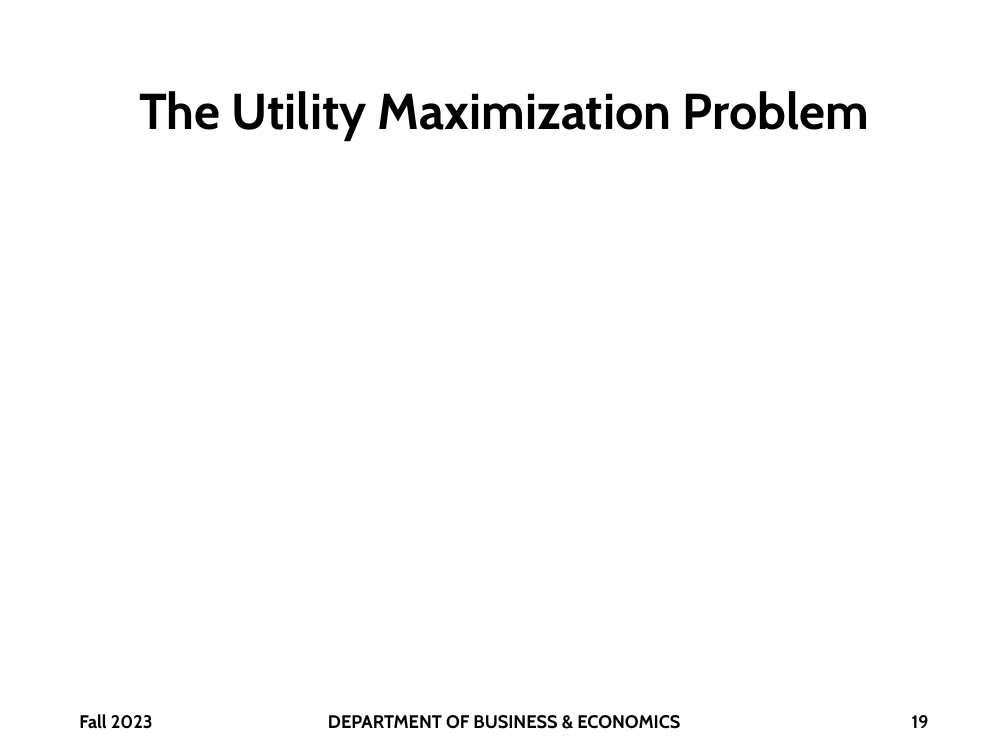
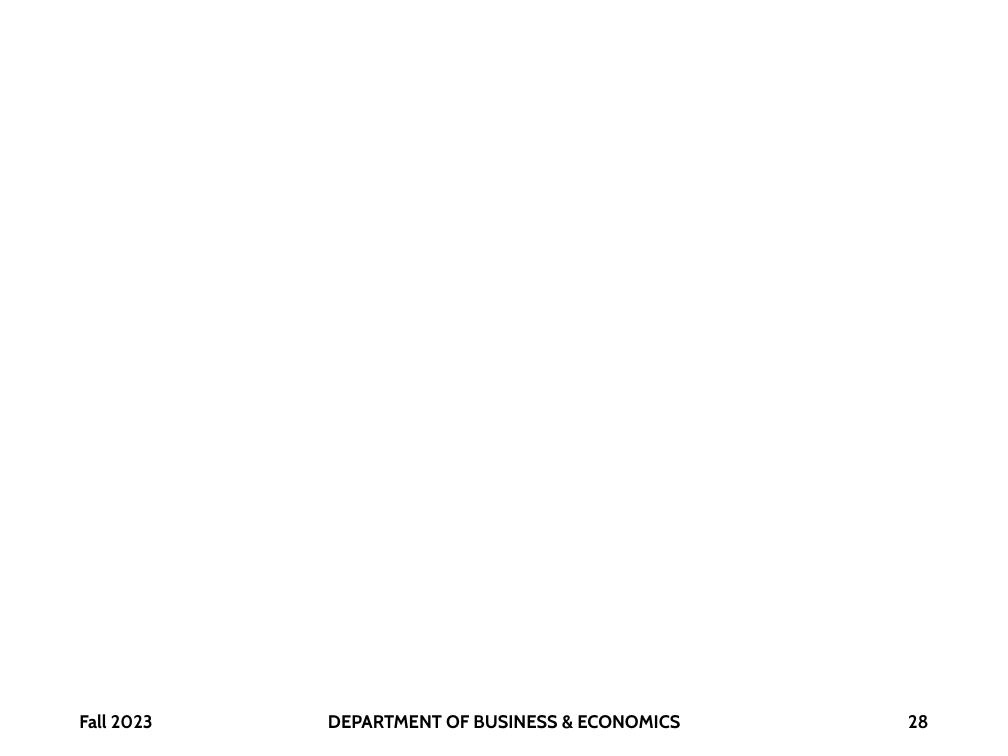
Before and after one commit to brianhwpark/brianhwpark.github.io, a slide deck: slide 28 of files/teaching-resources/monmouthcollege-econ-300/ECON300-LEC08.pptx (slide 19 before the commit). Drawn at 1008x756 pixels with LibreOffice and Linux fonts; fonts in the diff are those of the drawing; grey boxes stand for pictures; background and template pictures are left out. Boxes give left, top, right and bottom in pixels: in the first picture for what was removed or moved away, otherwise in the second. Text is boxed around its words. In the diff, an @@ line names an element or a change of style, - is before the commit and + after.

```diff
--- a/files/teaching-resources/monmouthcollege-econ-300/ECON300-LEC08.pptx
+++ b/files/teaching-resources/monmouthcollege-econ-300/ECON300-LEC08.pptx
@@ title removed at [139,91,869,140] @@
-The Utility Maximization Problem
@@ page number at [908,715,929,729]: text changed @@
-19
+28
```
Also in this commit, not shown: 4 other slides changed, 9 slides added, 7 other files.
